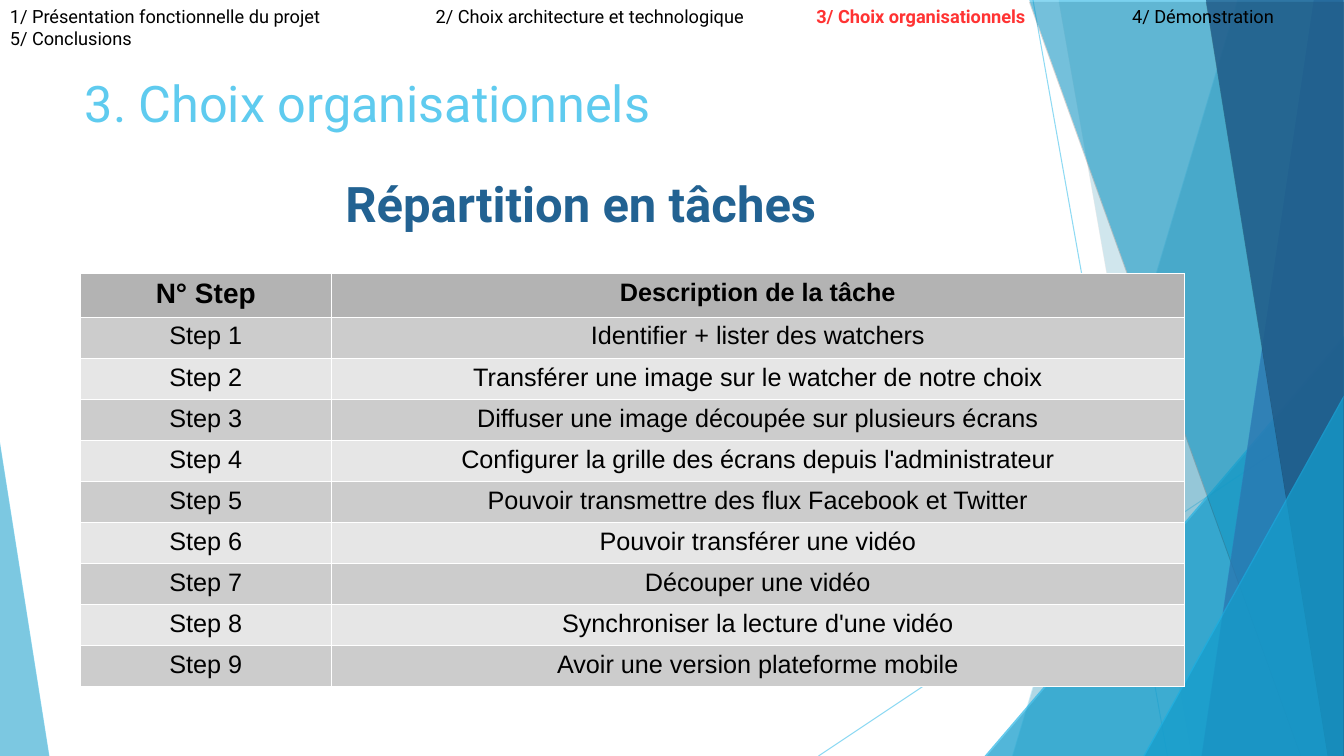
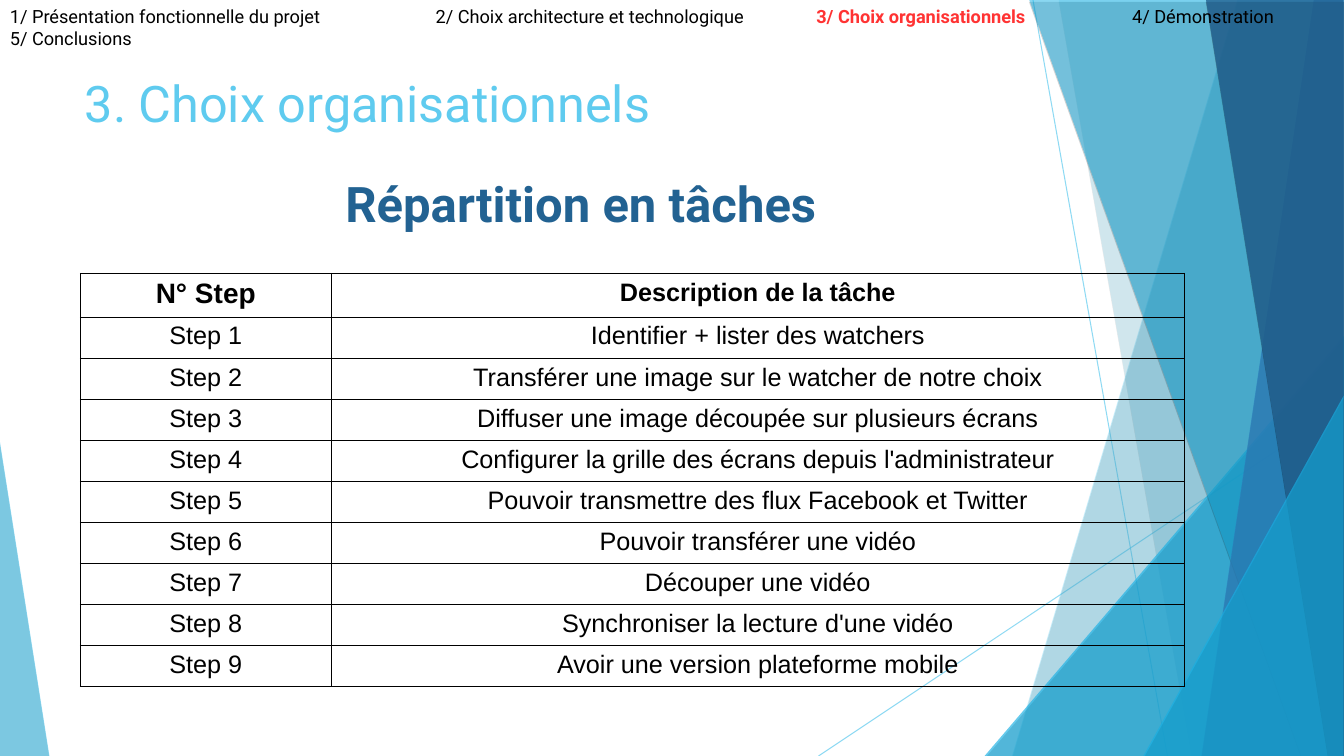
Before and after one commit to ComeBurguburu/AmbianceShowRoom, a slide deck: slide 19 of docs/Presentation orale.odp. Drawn at 1344x756 pixels with LibreOffice and Linux fonts; fonts in the diff are those of the drawing. Boxes give left, top, right and bottom in pixels: in the first picture for what was removed or moved away, otherwise in the second. Text is boxed around its words. In the diff, an @@ line names an element or a change of style, - is before the commit and + after.

```diff
--- a/docs/Presentation orale.odp
+++ b/docs/Presentation orale.odp
@@ table at [81, 273, 1185, 687] @@
@@ fill #B3B3B3 to none in row 1 @@
@@ fill #CCCCCC to none in 10 cells @@
@@ fill #E6E6E6 to none in 8 cells @@
@@ borders changed @@
```
Also in this commit, not shown: 13 other slides changed, 3 other files.
